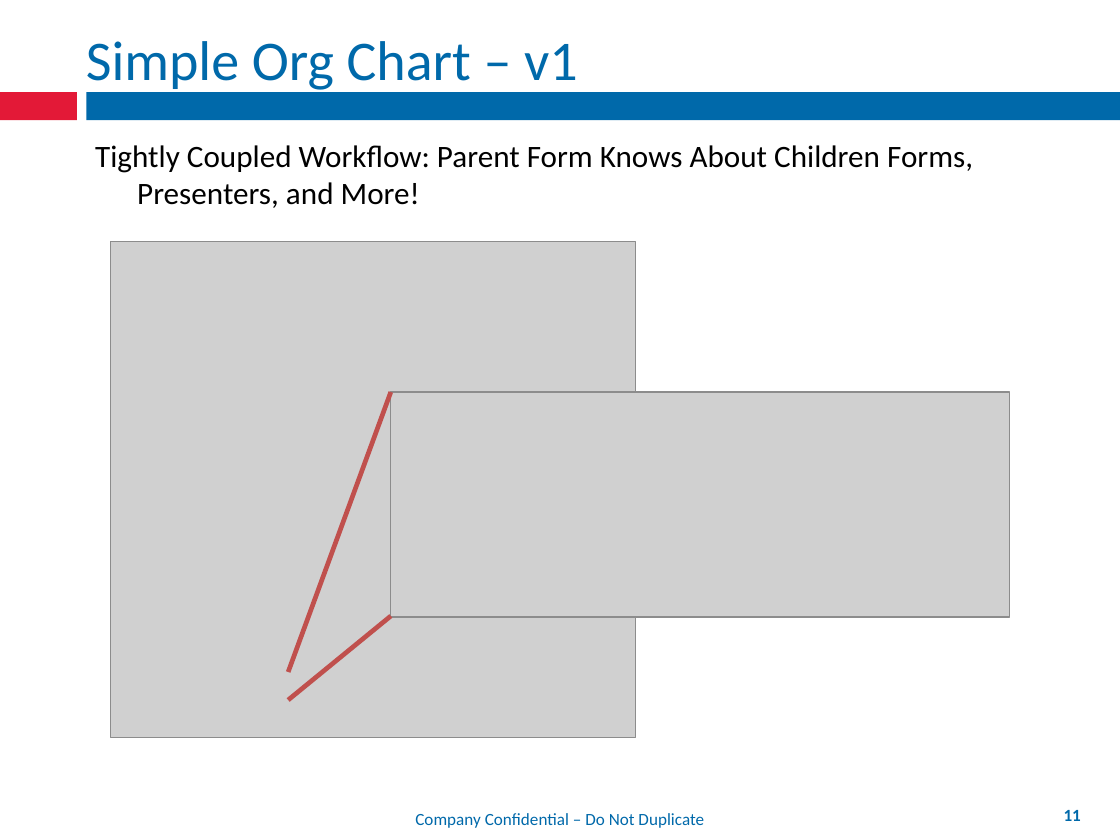
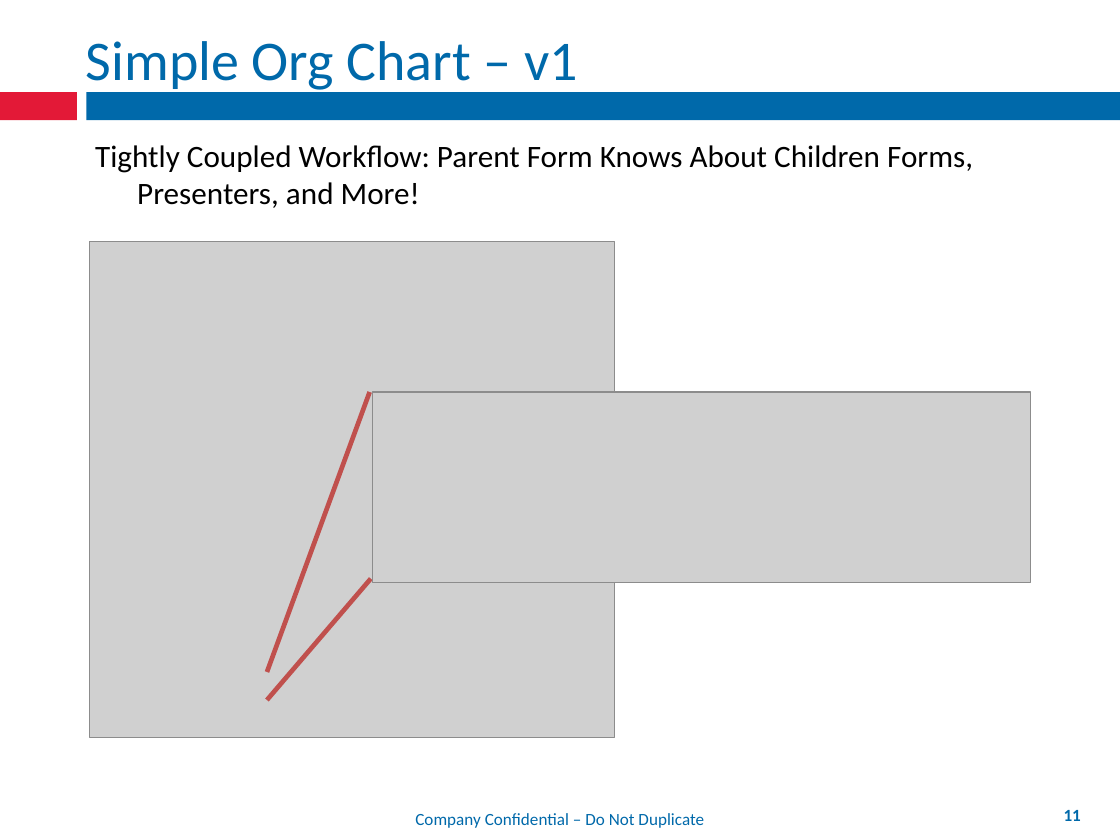
Before and after one commit to mxriverlynn/presentations-and-training, a slide deck: slide 11 of Decoupling Workflow With App Controler/Decoupling Workflow From Forms.pptx. Drawn at 1120x840 pixels with LibreOffice and Linux fonts; fonts in the diff are those of the drawing; grey boxes stand for pictures; background and template pictures are left out. Boxes give left, top, right and bottom in pixels: in the first picture for what was removed or moved away, otherwise in the second. Text is boxed around its words. In the diff, an @@ line names an element or a change of style, - is before the commit and + after.

Commit message:
continuing organization of slides and code. got the big picture layout done, i think

```diff
--- a/Decoupling Workflow With App Controler/Decoupling Workflow From Forms.pptx
+++ b/Decoupling Workflow With App Controler/Decoupling Workflow From Forms.pptx
@@ picture moved from (x1=111, y1=242, x2=636, y2=738) to (x1=90, y1=242, x2=615, y2=738) @@
@@ line moved from (288, 672) - (391, 392) to (267, 672) - (370, 392) @@
@@ picture resized from (x1=391, y1=392, x2=1009, y2=617) to (x1=372, y1=392, x2=1030, y2=582) @@
@@ line moved from (288, 700) - (391, 616) to (267, 700) - (371, 579) @@
```
Also in this commit, not shown: 1 other slide changed, 1 slide added, 2 other files.
